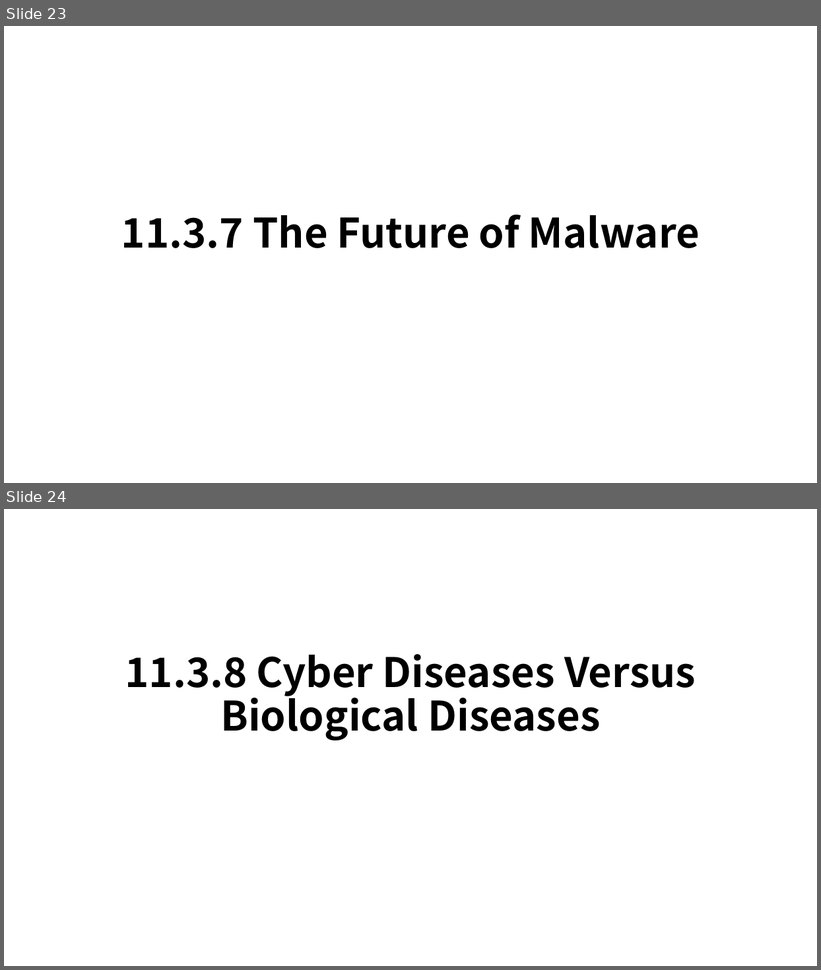
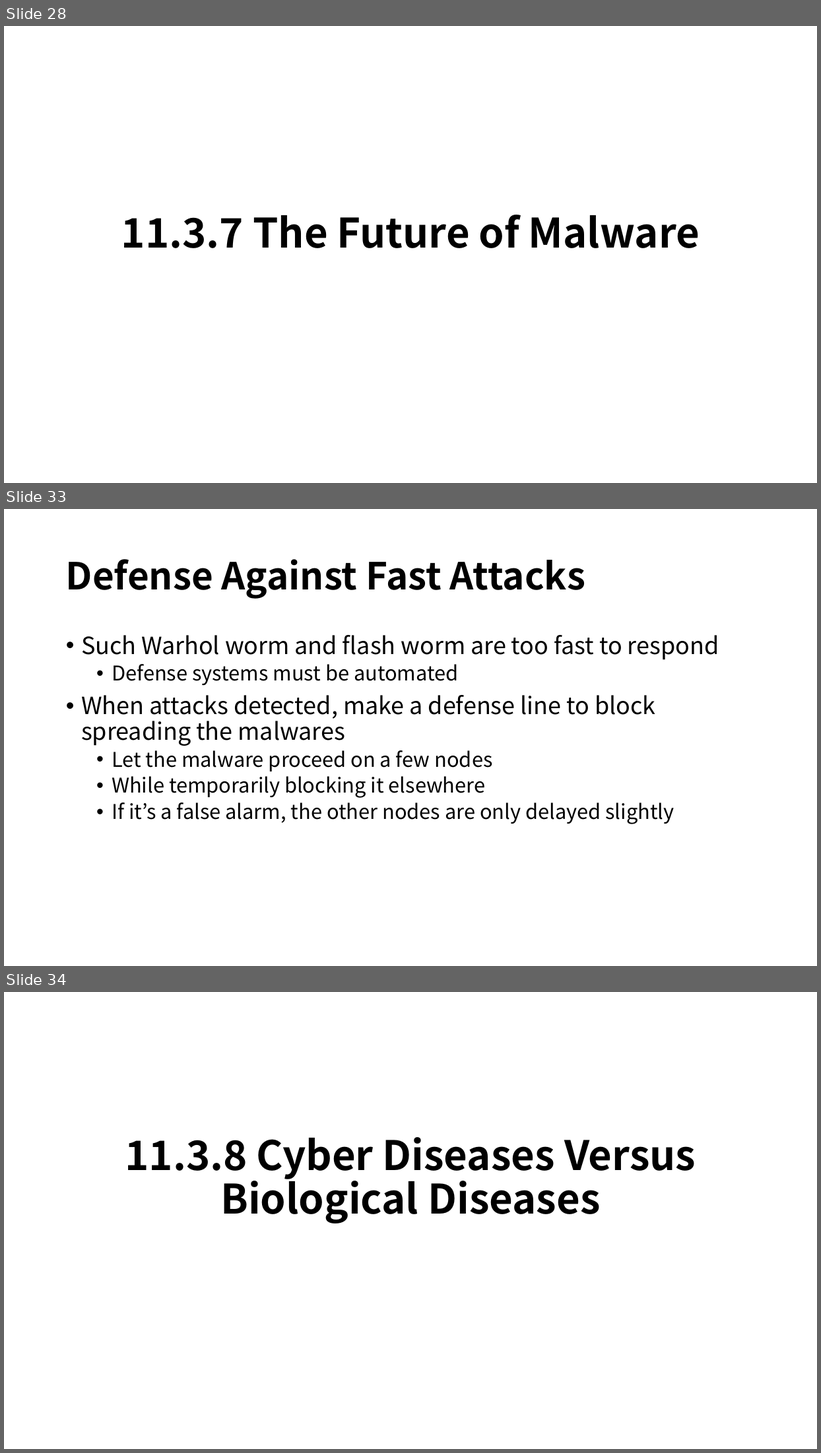
Before and after one commit to b1011dong/InformationSecutiryStudy, a slide deck: HW4/Malware.pptx. Shown one above the other, each under a label of ours: slides 23 and 24 before the commit, slides 28, 33 and 34 after it; the slides between them are not shown. The pictures are 821x970 and 821x1453 pixels, drawn with LibreOffice and Linux fonts; fonts in the diff are those of the drawing. Boxes give left, top, right and bottom in pixels: in the first picture for what was removed or moved away, otherwise in the second. Text is boxed around its words. In the diff, an @@ line names an element or a change of style, - is before the commit and + after.

```diff
--- a/HW4/Malware.pptx
+++ b/HW4/Malware.pptx
@@ slide 33 added at [4,509,817,966], background #FFFFFF @@
@@ title added at [66,559,585,599], 44 pt, text #000000, bold @@
+Defense Against Fast Attacks
@@ text added at [81,635,719,824], 24 pt, text #000000 @@
+• Such Warhol worm and flash worm are too fast to respond
+  • Defense systems must be automated
+• When attacks detected, make a defense line to block spreading the malwares
+  • Let the malware proceed on a few nodes
+  • While temporarily blocking it elsewhere
+  • If it’s a false alarm, the other nodes are only delayed slightly
@@ what was slide 23 is now slide 28 @@
@@ what was slide 24 is now slide 34 @@
```
Also in this commit, not shown: 1 slide changed, 10 other slides added.
